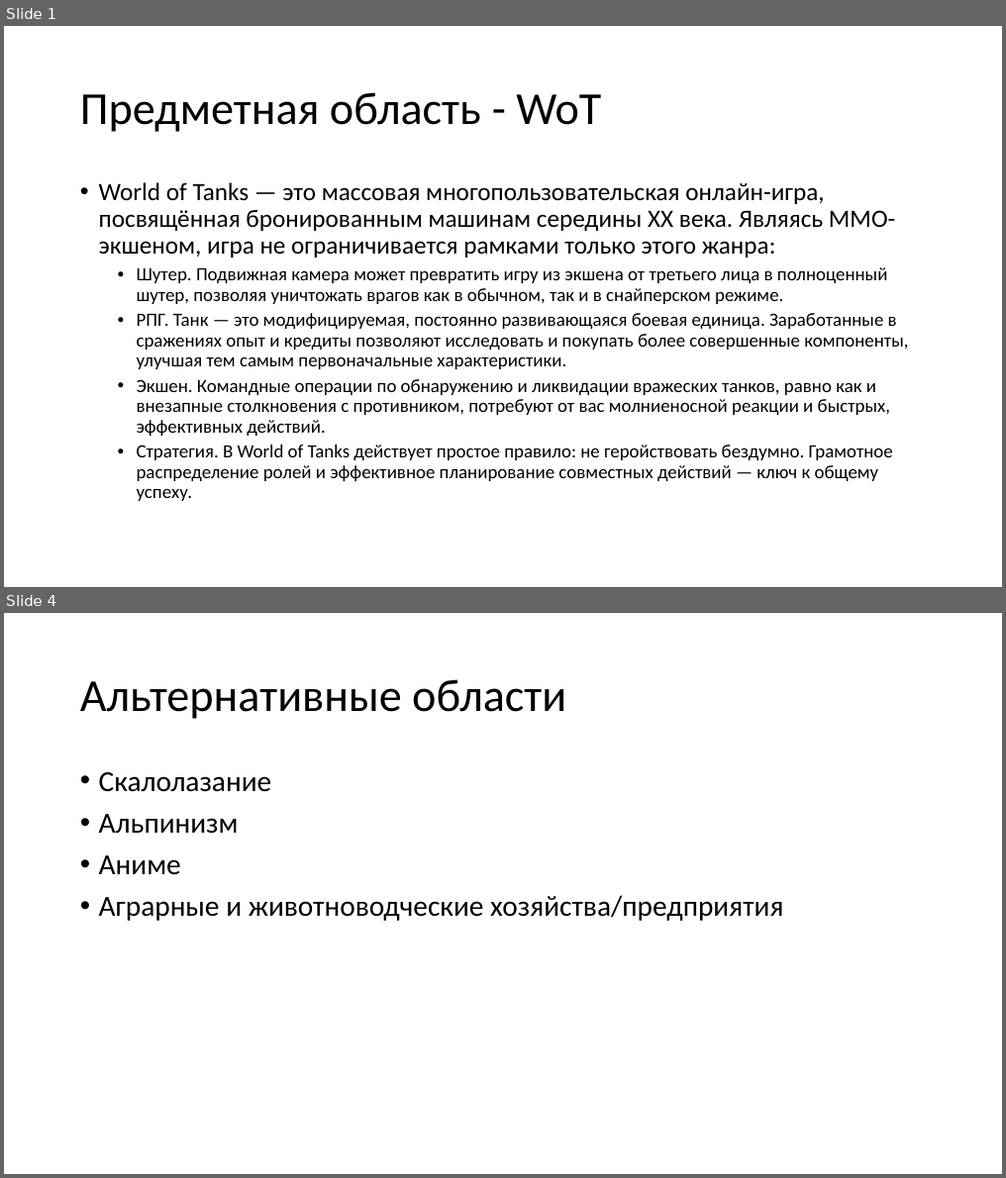
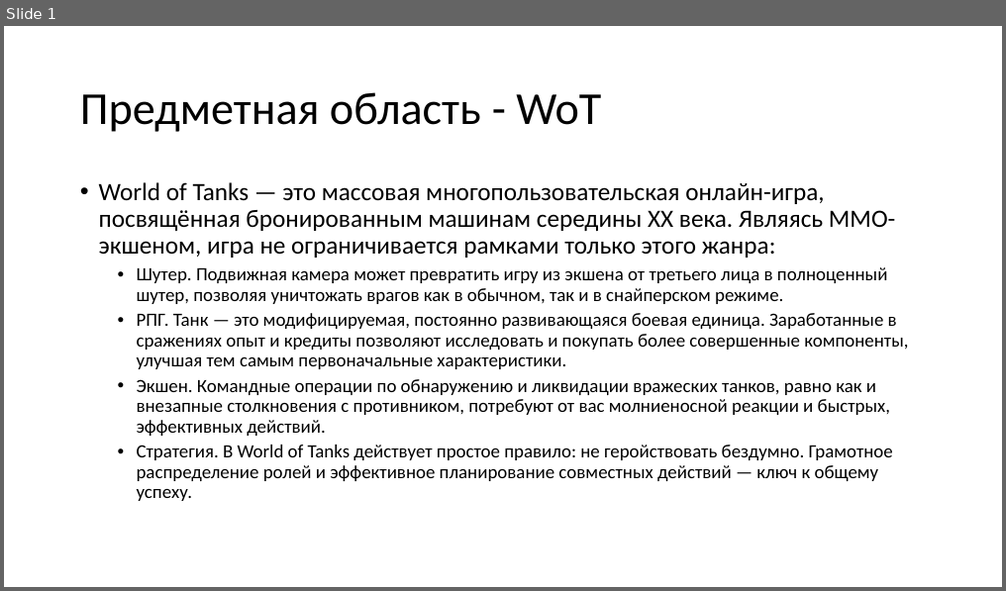
Before and after one commit to Ko4eBHuK/Ontologies-and-Representation-of-Knowledge, a slide deck: presentation.pptx. Shown one above the other, each under a label of ours: slides 1 and 4 before the commit, slide 1 after it; the slides between them are not shown. The pictures are 1006x1178 and 1006x591 pixels, drawn with LibreOffice and Linux fonts; fonts in the diff are those of the drawing. Boxes give left, top, right and bottom in pixels: in the first picture for what was removed or moved away, otherwise in the second. Text is boxed around its words. In the diff, an @@ line names an element or a change of style, - is before the commit and + after.

```diff
--- a/presentation.pptx
+++ b/presentation.pptx
@@ slide 4 removed at bbox=[4, 613, 1002, 1174], background #FFFFFF @@
@@ title removed at bbox=[80, 679, 566, 719] @@
-Альтернативные области
@@ text removed at bbox=[99, 772, 783, 921] @@
-• Скалолазание
-• Альпинизм
-• Аниме
-• Аграрные и животноводческие хозяйства/предприятия
```
Also in this commit, not shown: 1 slide changed, 4 slides added, 1 other slide removed, 2 other files.
